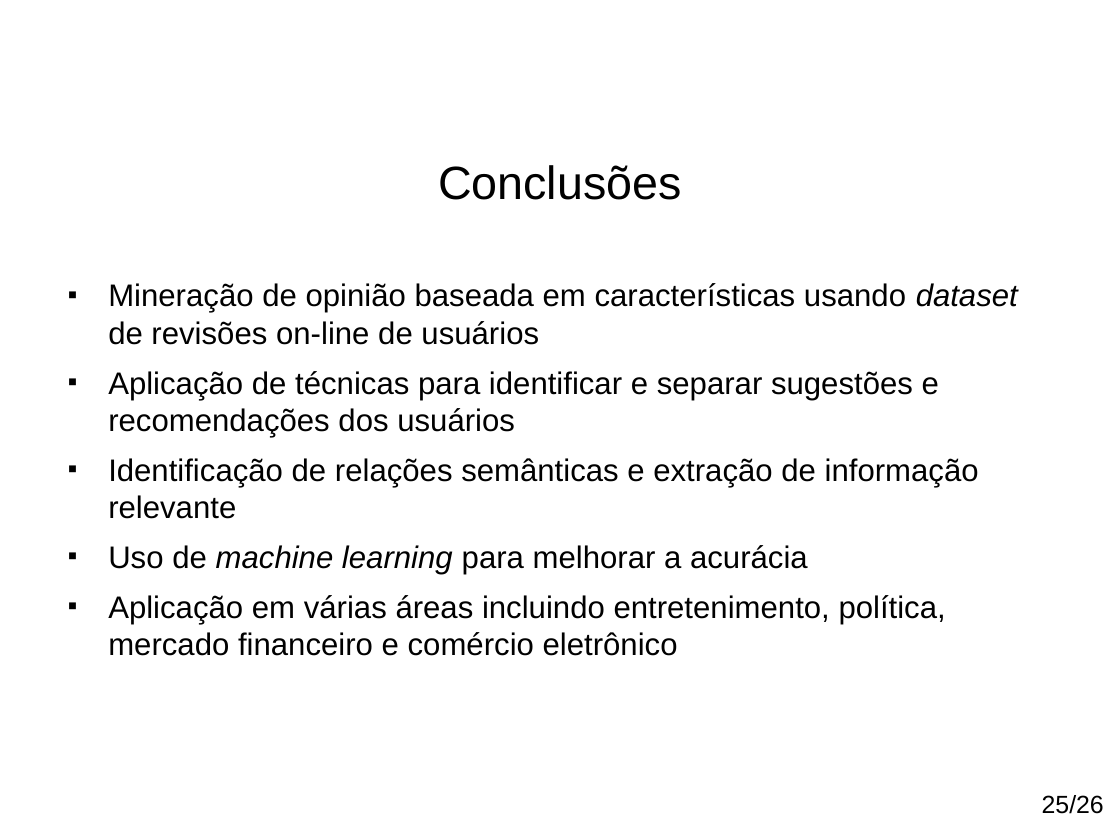
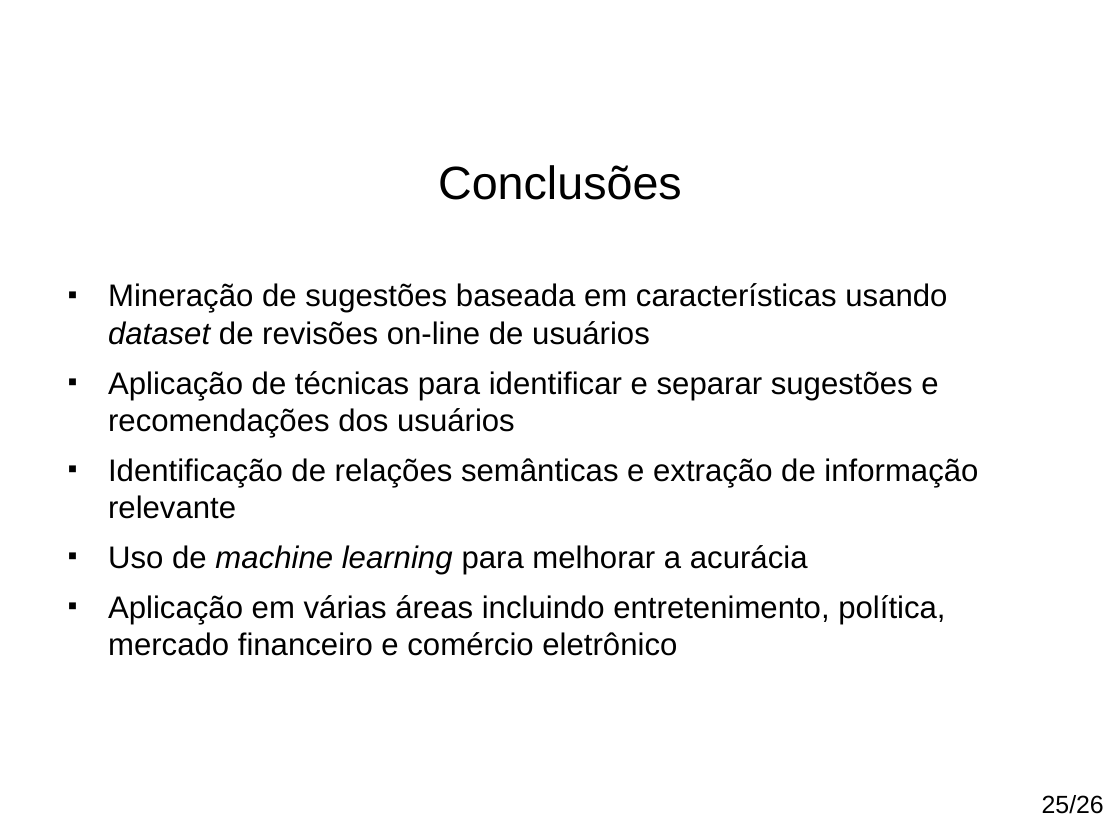
Before and after one commit to paulohq/apresentacao-NLP, a slide deck: slide 27 of apresentacao-mineracao-de-sugestoes.ppt (slide 31 before the commit). Drawn at 1120x840 pixels with LibreOffice and Linux fonts; fonts in the diff are those of the drawing; background and template pictures are left out. Boxes give left, top, right and bottom in pixels: in the first picture for what was removed or moved away, otherwise in the second. Text is boxed around its words. In the diff, an @@ line names an element or a change of style, - is before the commit and + after.

```diff
--- a/apresentacao-mineracao-de-sugestoes.ppt
+++ b/apresentacao-mineracao-de-sugestoes.ppt
@@ text at (x1=108, y1=283, x2=947, y2=345): text changed @@
-■ Mineração de opinião baseada em características usando dataset de revisões on-line de usuários
+■ Mineração de sugestões baseada em características usando dataset de revisões on-line de usuários
```
Also in this commit, not shown: 25 other slides changed, 4 slides removed, 2 other files.
